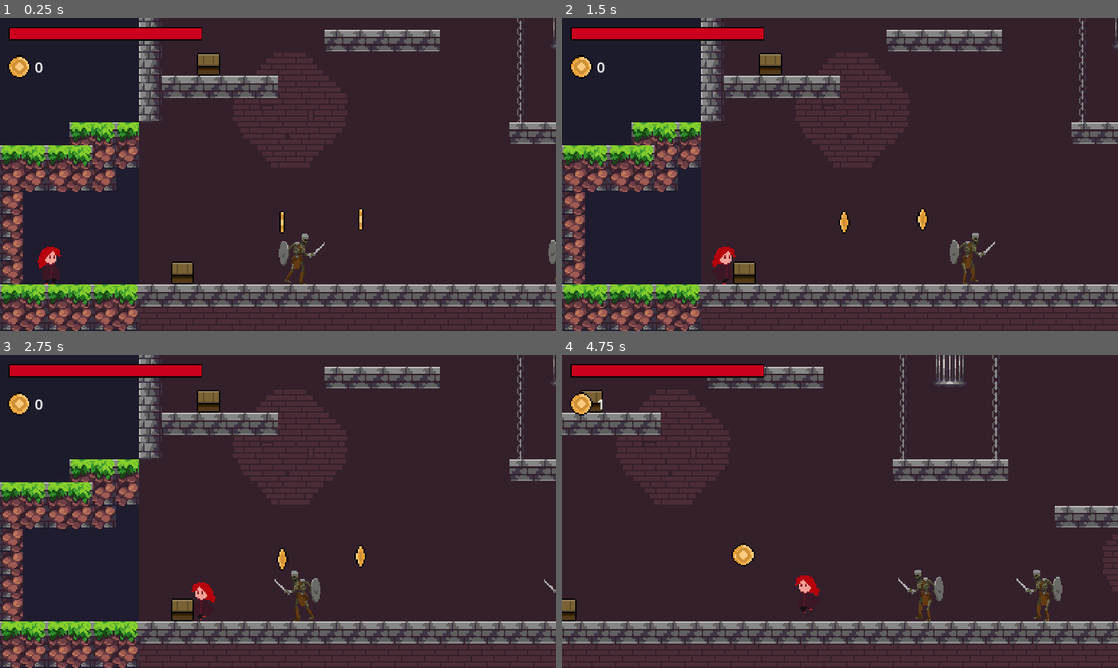
Above: before the commit, frames 1-4 (two rows, left to right).
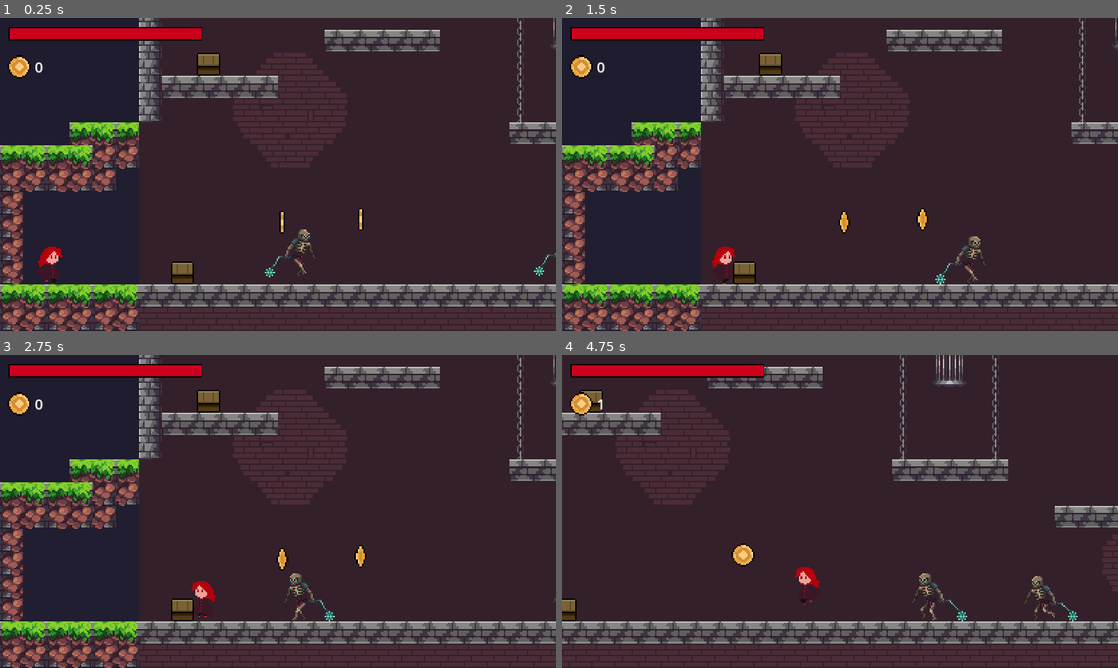
Above: after the commit, the same moments.

Repository: JMarcelooo/cg_metroidvania
Game: Godot game, scene res://levels/level_1.tscn
Two runs of this game, one before a commit and one after it. Both use one fixed random seed, a clock stepped at 60 frames per second and the inputs below.
Inputs:
- Up to frame 1 (0.25 s): no input
- Up to frame 2 (1.5 s): tap Enter (ui_accept) at 0.5, 0.77 s; hold Right (ui_right) from 0.53 s (still down)
- Up to frame 3 (2.75 s): tap Enter (ui_accept) at 1.52 s; release Right (ui_right) at 2.03 s; hold Left (ui_left) from 2.03 s (still down)
- Up to frame 4 (4.75 s): release Left (ui_left) at 2.78 s; hold Right (ui_right) 2.78-4.28 s; tap Enter (ui_accept) at 3.02, 3.77, 4.52 s; hold Left (ui_left) from 4.28 s (still down)

The runs differ from the first frame. In frame 1, 0.8% of the frame differs, in the area x 6-100%, y 67-86%; in frame 2, 0.5%; in frame 3, 0.6%; in frame 4, 1.9%, in the area x 0-98%, y 0-93%.

Commit message:
melhora na IA dos inimigos

Diff:
--- a/components/Enemies/skeleton.tscn
+++ b/components/Enemies/skeleton.tscn
@@ -1,141 +1,132 @@
-[gd_scene load_steps=24 format=3 uid="uid://wtk6wqnowy56"]
+[gd_scene load_steps=12 format=3 uid="uid://wtk6wqnowy56"]
 
 [ext_resource type="Script" path="res://scripts/Enemies/Skeleton/skeleton.gd" id="1_k2pc5"]
-[ext_resource type="Texture2D" uid="uid://bkkwa5y3slmgx" path="res://sprites/Skeleton/Walk.png" id="1_ohanu"]
-[ext_resource type="Texture2D" uid="uid://jolglvlgsqu8" path="res://sprites/Skeleton/Attack.png" id="2_pa2xk"]
-[ext_resource type="Texture2D" uid="uid://n1kmhcxuv47u" path="res://sprites/Skeleton/Death.png" id="2_ykofi"]
-
-[sub_resource type="AtlasTexture" id="AtlasTexture_2w6vi"]
-atlas = ExtResource("2_pa2xk")
-region = Rect2(0, 0, 150, 150)
-
-[sub_resource type="AtlasTexture" id="AtlasTexture_br6ms"]
-atlas = ExtResource("2_pa2xk")
-region = Rect2(150, 0, 150, 150)
-
-[sub_resource type="AtlasTexture" id="AtlasTexture_xfuty"]
-atlas = ExtResource("2_pa2xk")
-region = Rect2(300, 0, 150, 150)
-
-[sub_resource type="AtlasTexture" id="AtlasTexture_r0dcb"]
-atlas = ExtResource("2_pa2xk")
-region = Rect2(450, 0, 150, 150)
-
-[sub_resource type="AtlasTexture" id="AtlasTexture_5knvc"]
-atlas = ExtResource("2_pa2xk")
-region = Rect2(600, 0, 150, 150)
-
-[sub_resource type="AtlasTexture" id="AtlasTexture_u7gr1"]
-atlas = ExtResource("2_pa2xk")
-region = Rect2(750, 0, 150, 150)
-
-[sub_resource type="AtlasTexture" id="AtlasTexture_ydrjv"]
-atlas = ExtResource("2_pa2xk")
-region = Rect2(900, 0, 150, 150)
-
-[sub_resource type="AtlasTexture" id="AtlasTexture_c3sgd"]
-atlas = ExtResource("2_ykofi")
-region = Rect2(0, 0, 150, 150)
-
-[sub_resource type="AtlasTexture" id="AtlasTexture_ynekt"]
-atlas = ExtResource("2_ykofi")
-region = Rect2(150, 0, 150, 150)
-
-[sub_resource type="AtlasTexture" id="AtlasTexture_pem5w"]
-atlas = ExtResource("2_ykofi")
-region = Rect2(300, 0, 150, 150)
-
-[sub_resource type="AtlasTexture" id="AtlasTexture_noo6m"]
-atlas = ExtResource("2_ykofi")
-region = Rect2(450, 0, 150, 150)
-
-[sub_resource type="AtlasTexture" id="AtlasTexture_e5kpm"]
-atlas = ExtResource("1_ohanu")
-region = Rect2(0, 0, 150, 150)
-
-[sub_resource type="AtlasTexture" id="AtlasTexture_28dcm"]
-atlas = ExtResource("1_ohanu")
-region = Rect2(150, 0, 150, 150)
-
-[sub_resource type="AtlasTexture" id="AtlasTexture_egqbv"]
-atlas = ExtResource("1_ohanu")
-region = Rect2(300, 0, 150, 150)
-
-[sub_resource type="AtlasTexture" id="AtlasTexture_wkf16"]
-atlas = ExtResource("1_ohanu")
-region = Rect2(450, 0, 150, 150)
-
-[sub_resource type="SpriteFrames" id="SpriteFrames_i3rml"]
-animations = [{
-"frames": [{
-"duration": 1.0,
-"texture": SubResource("AtlasTexture_2w6vi")
-}, {
-"duration": 1.0,
-"texture": SubResource("AtlasTexture_br6ms")
-}, {
-"duration": 1.0,
-"texture": SubResource("AtlasTexture_xfuty")
-}, {
-"duration": 1.0,
-"texture": SubResource("AtlasTexture_r0dcb")
-}, {
-"duration": 1.0,
-"texture": SubResource("AtlasTexture_5knvc")
-}, {
-"duration": 1.0,
-"texture": SubResource("AtlasTexture_u7gr1")
-}, {
-"duration": 1.0,
-"texture": SubResource("AtlasTexture_ydrjv")
-}],
-"loop": true,
-"name": &"Atack",
-"speed": 6.0
-}, {
-"frames": [{
-"duration": 1.0,
-"texture": SubResource("AtlasTexture_c3sgd")
-}, {
-"duration": 1.0,
-"texture": SubResource("AtlasTexture_ynekt")
-}, {
-"duration": 1.0,
-"texture": SubResource("AtlasTexture_pem5w")
-}, {
-"duration": 1.0,
-"texture": SubResource("AtlasTexture_noo6m")
-}],
-"loop": false,
-"name": &"Dead",
-"speed": 5.0
-}, {
-"frames": [{
-"duration": 1.0,
-"texture": SubResource("AtlasTexture_e5kpm")
-}, {
-"duration": 1.0,
-"texture": SubResource("AtlasTexture_28dcm")
-}, {
-"duration": 1.0,
-"texture": SubResource("AtlasTexture_egqbv")
-}, {
-"duration": 1.0,
-"texture": SubResource("AtlasTexture_wkf16")
-}],
-"loop": true,
-"name": &"Walking",
-"speed": 5.0
-}]
+[ext_resource type="Texture2D" uid="uid://dv53y0s5rqkis" path="res://sprites/Skeleton/Skeleton enemy.png" id="2_d8ak8"]
 
 [sub_resource type="RectangleShape2D" id="RectangleShape2D_fgq1h"]
-size = Vector2(28.5714, 51)
+size = Vector2(28.5714, 34.2857)
 
 [sub_resource type="RectangleShape2D" id="RectangleShape2D_gpxib"]
-size = Vector2(30, 52.5)
+size = Vector2(28.5714, 34.2857)
 
 [sub_resource type="RectangleShape2D" id="RectangleShape2D_606uo"]
-size = Vector2(50, 40)
+size = Vector2(21.4286, 40)
+
+[sub_resource type="Animation" id="Animation_x2c86"]
+resource_name = "atack"
+step = 0.1
+tracks/0/type = "value"
+tracks/0/imported = false
+tracks/0/enabled = true
+tracks/0/path = NodePath("Sprite2D:frame")
+tracks/0/interp = 1
+tracks/0/loop_wrap = true
+tracks/0/keys = {
+"times": PackedFloat32Array(0, 0.1, 0.2, 0.3, 0.4, 0.5, 0.6, 0.7, 0.8, 0.9),
+"transitions": PackedFloat32Array(1, 1, 1, 1, 1, 1, 1, 1, 1, 1),
+"update": 1,
+"values": [0, 1, 2, 3, 4, 5, 6, 10, 11, 12]
+}
+tracks/1/type = "value"
+tracks/1/imported = false
+tracks/1/enabled = true
+tracks/1/path = NodePath("Atack/CollisionShape2D:disabled")
+tracks/1/interp = 1
+tracks/1/loop_wrap = true
+tracks/1/keys = {
+"times": PackedFloat32Array(0, 0.4, 0.5, 0.6, 0.7, 1),
+"transitions": PackedFloat32Array(1, 1, 1, 1, 1, 1),
+"update": 1,
+"values": [true, true, false, false, true, true]
+}
+
+[sub_resource type="Animation" id="Animation_q7y5l"]
+resource_name = "Walk"
+length = 1.2
+loop_mode = 1
+step = 0.1
+tracks/0/type = "value"
+tracks/0/imported = false
+tracks/0/enabled = true
+tracks/0/path = NodePath("Sprite2D:frame")
+tracks/0/interp = 1
+tracks/0/loop_wrap = true
+tracks/0/keys = {
+"times": PackedFloat32Array(0, 0.1, 0.2, 0.3, 0.4, 0.5, 0.6, 0.7, 0.8, 0.9, 1, 1.1),
+"transitions": PackedFloat32Array(1, 1, 1, 1, 1, 1, 1, 1, 1, 1, 1, 1),
+"update": 1,
+"values": [27, 26, 28, 29, 30, 31, 32, 33, 34, 35, 36, 37]
+}
+
+[sub_resource type="Animation" id="Animation_r2q3h"]
+length = 0.001
+tracks/0/type = "value"
+tracks/0/imported = false
+tracks/0/enabled = true
+tracks/0/path = NodePath("Sprite2D:frame")
+tracks/0/interp = 1
+tracks/0/loop_wrap = true
+tracks/0/keys = {
+"times": PackedFloat32Array(0),
+"transitions": PackedFloat32Array(1),
+"update": 1,
+"values": [26]
+}
+tracks/1/type = "value"
+tracks/1/imported = false
+tracks/1/enabled = true
+tracks/1/path = NodePath("Atack/CollisionShape2D:disabled")
+tracks/1/interp = 1
+tracks/1/loop_wrap = true
+tracks/1/keys = {
+"times": PackedFloat32Array(0),
+"transitions": PackedFloat32Array(1),
+"update": 1,
+"values": [true]
+}
+
+[sub_resource type="Animation" id="Animation_kogg6"]
+resource_name = "Idle"
+length = 1.1
+loop_mode = 1
+step = 0.1
+tracks/0/type = "value"
+tracks/0/imported = false
+tracks/0/enabled = true
+tracks/0/path = NodePath("Sprite2D:frame")
+tracks/0/interp = 1
+tracks/0/loop_wrap = true
+tracks/0/keys = {
+"times": PackedFloat32Array(0, 0.3, 0.6, 0.9),
+"transitions": PackedFloat32Array(1, 1, 1, 1),
+"update": 1,
+"values": [39, 40, 41, 42]
+}
+
+[sub_resource type="Animation" id="Animation_jave2"]
+resource_name = "Dead"
+step = 0.1
+tracks/0/type = "value"
+tracks/0/imported = false
+tracks/0/enabled = true
+tracks/0/path = NodePath("Sprite2D:frame")
+tracks/0/interp = 1
+tracks/0/loop_wrap = true
+tracks/0/keys = {
+"times": PackedFloat32Array(0, 0.1, 0.2, 0.3, 0.4, 0.5, 0.6, 0.7, 0.8, 0.9),
+"transitions": PackedFloat32Array(1, 1, 1, 1, 1, 1, 1, 1, 1, 1),
+"update": 1,
+"values": [12, 13, 14, 15, 16, 17, 18, 19, 20, 21]
+}
+
+[sub_resource type="AnimationLibrary" id="AnimationLibrary_j41cr"]
+_data = {
+"Dead": SubResource("Animation_jave2"),
+"Idle": SubResource("Animation_kogg6"),
+"RESET": SubResource("Animation_r2q3h"),
+"Walk": SubResource("Animation_q7y5l"),
+"atack": SubResource("Animation_x2c86")
+}
 
 [node name="Skeleton" type="CharacterBody2D"]
 scale = Vector2(0.7, 0.7)
@@ -143,14 +134,8 @@
 collision_mask = 3
 script = ExtResource("1_k2pc5")
 
-[node name="AnimatedSprite2D" type="AnimatedSprite2D" parent="."]
-texture_filter = 1
-position = Vector2(-4, -27)
-sprite_frames = SubResource("SpriteFrames_i3rml")
-animation = &"Walking"
-
 [node name="CollisionShape2D" type="CollisionShape2D" parent="."]
-position = Vector2(-1.61784e-06, -26.5)
+position = Vector2(1.13687e-13, -22.8571)
 scale = Vector2(1, 1)
 shape = SubResource("RectangleShape2D_fgq1h")
 
@@ -159,20 +144,42 @@
 collision_mask = 44
 
 [node name="CollisionShape2D" type="CollisionShape2D" parent="Area2D"]
-position = Vector2(-0.714287, -26.75)
+position = Vector2(-2.04359e-06, -22.8571)
 scale = Vector2(1, 1)
 shape = SubResource("RectangleShape2D_gpxib")
 
 [node name="Timer" type="Timer" parent="."]
 
 [node name="Atack" type="Area2D" parent="."]
-collision_mask = 32
 
 [node name="CollisionShape2D" type="CollisionShape2D" parent="Atack"]
-position = Vector2(42.1428, -27.1429)
+position = Vector2(27.8571, -27.1429)
 scale = Vector2(1, 1)
 shape = SubResource("RectangleShape2D_606uo")
+disabled = true
+
+[node name="RayCast2D" type="RayCast2D" parent="."]
+position = Vector2(1.42857, -25.7143)
+target_position = Vector2(34.2857, -1.42857)
+
+[node name="AnimationPlayer" type="AnimationPlayer" parent="."]
+libraries = {
+"": SubResource("AnimationLibrary_j41cr")
+}
+autoplay = "Idle"
+
+[node name="Sprite2D" type="Sprite2D" parent="."]
+texture_filter = 1
+position = Vector2(2.85714, -22.8571)
+texture = ExtResource("2_d8ak8")
+hframes = 13
+vframes = 5
+frame = 26
 
 [connection signal="area_shape_entered" from="Area2D" to="." method="_on_area_2d_area_shape_entered"]
 [connection signal="body_entered" from="Area2D" to="." method="_on_area_2d_body_entered"]
 [connection signal="timeout" from="Timer" to="." method="_on_timer_timeout"]
+[connection signal="area_entered" from="Atack" to="." method="_on_atack_area_entered"]
+[connection signal="area_shape_entered" from="Atack" to="." method="_on_atack_area_shape_entered"]
+[connection signal="body_entered" from="Atack" to="." method="_on_atack_body_entered"]
+[connection signal="body_shape_entered" from="Atack" to="." method="_on_atack_body_shape_entered"]
--- a/components/UI/healthbar.gd
+++ b/components/UI/healthbar.gd
@@ -7,7 +7,7 @@
 
 
 func _set_health(new_health):
-	var prev_health = health
+	var prev_health = player_data.life
 	health = min(max_value,new_health)
 	value = health
 
--- a/components/player.tscn
+++ b/components/player.tscn
@@ -182,7 +182,7 @@
 position = Vector2(149, 109)
 collision_mask = 56
 script = ExtResource("1_kllgw")
-gravity = 15
+gravity = 12
 
 [node name="Sprite2D" type="Sprite2D" parent="."]
 texture_filter = 1
@@ -221,6 +221,7 @@
 offset_bottom = 46.0
 
 [node name="Hitbox_Player" type="Area2D" parent="."]
+collision_mask = 32
 
 [node name="CollisionShape2D" type="CollisionShape2D" parent="Hitbox_Player"]
 position = Vector2(-4, 8.5)
--- a/levels/level_1.tscn
+++ b/levels/level_1.tscn
@@ -381,20 +381,22 @@
 [node name="Coin2" parent="Coins" instance=ExtResource("5_bejhy")]
 position = Vector2(249, 148)
 
-[node name="Sprite2D" type="Sprite2D" parent="."]
+[node name="Background-night" type="Sprite2D" parent="Coins"]
 z_index = -3
-position = Vector2(360, 32)
-scale = Vector2(0.7, 0.769)
-texture = ExtResource("10_btfhd")
+position = Vector2(350, -115)
+texture = ExtResource("10_qqxkb")
 
 [node name="Skeleton" parent="." instance=ExtResource("11_fnmyv")]
 position = Vector2(377, 192)
+scale = Vector2(1, 1)
 
 [node name="Skeleton2" parent="." instance=ExtResource("11_fnmyv")]
 position = Vector2(501, 193)
+scale = Vector2(1, 1)
 
 [node name="Skeleton3" parent="." instance=ExtResource("11_fnmyv")]
 position = Vector2(191, 193)
+scale = Vector2(1, 1)
 
 [connection signal="pressed" from="GUI/Pause/PausePanel/VBoxContainer/Resume" to="GUI/Pause" method="_on_resume_pressed"]
 [connection signal="pressed" from="GUI/Pause/PausePanel/VBoxContainer/Menu" to="GUI/Pause" method="_on_menu_pressed"]
--- a/scripts/Enemies/Skeleton/skeleton.gd
+++ b/scripts/Enemies/Skeleton/skeleton.gd
@@ -5,20 +5,48 @@
 const JUMP_FORCE = -400
 @export var gravity = 30
 var facing_right = true
+var is_attacking = false
 
 
 func _ready() -> void:
 	var flip_timer = $Timer
 	flip_timer.start(time)
 
+func attack_player():
+	# Executa ataque apenas se não estiver atacando
+	if not is_attacking:
+		SPEED = 0
+
+		$AnimationPlayer.play("atack")
+
+		await $AnimationPlayer.animation_finished
+		if facing_right:
+			SPEED = abs(SPEED)
+		else:
+			SPEED = -abs(SPEED)
+		is_attacking = true
+
+	if is_attacking:
+		SPEED = 60
+		$AnimationPlayer.play("Walk")
+		is_attacking = false
+
+
 
 func _physics_process(delta: float) -> void:
 	if not is_on_floor():
 		velocity.y += gravity * delta
-		$AnimatedSprite2D.play("Walking")
+		$AnimationPlayer.play("Walk")
 
 	velocity.x = SPEED
 	move_and_slide()
+
+	var raycast = $RayCast2D
+	if raycast.is_colliding():
+		var collider = raycast.get_collider()
+		if collider and collider.name == "Player":
+			attack_player()
+
 
 
 func flip():
@@ -35,21 +63,18 @@
 	$Timer.start(time)
 
 
-
 func _on_area_2d_area_shape_entered(area_rid: RID, area: Area2D, area_shape_index: int, local_shape_index: int) -> void:
 	if area.name == "sword":
-		$AnimatedSprite2D.play("Dead")
+		$AnimationPlayer.play("Dead")
+		print("ataque")
 		SPEED = 0
-		await $AnimatedSprite2D.animation_finished
+		await $AnimationPlayer.animation_finished
 		queue_free()
 
 
-
-func _on_area_2d_body_entered(body: Node2D) -> void:
+func _on_atack_body_entered(body: Node2D) -> void:
 	if body.name == "Player":
-		print("colisão")
-		var animation = body.get_node("AnimationPlayer")
-		if animation:
-			animation.play("Dead")
-			await animation.animation_finished
-			queue_free()
+		player_data.life -= 1
+		print(player_data.life)
+		if player_data.life == 0:
+			get_tree().reload_current_scene()
Not shown: 1 places in levels/level_1.tscn that only renumber resources
Binary file removed: sprites/Skeleton/Attack.png
Not shown, removed: sprites/Skeleton/Attack.png.import
Binary file removed: sprites/Skeleton/Death.png
Not shown, removed: sprites/Skeleton/Death.png.import
Binary file removed: sprites/Skeleton/Idle.png
Not shown, removed: sprites/Skeleton/Idle.png.import
Binary file removed: sprites/Skeleton/Shield.png
Not shown, removed: sprites/Skeleton/Shield.png.import
Binary file added: sprites/Skeleton/Skeleton enemy.png
Not shown, changed: sprites/Skeleton/Skeleton enemy.png.import
Binary file removed: sprites/Skeleton/Take Hit.png
(and 2 more such lines)
